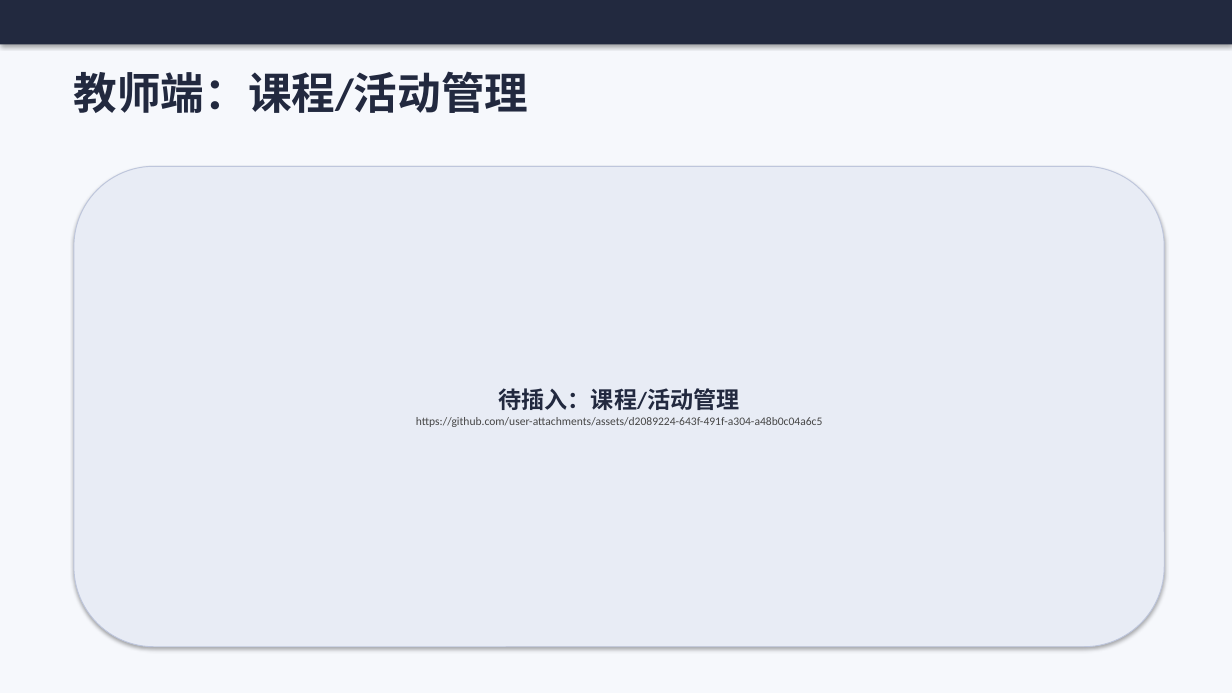
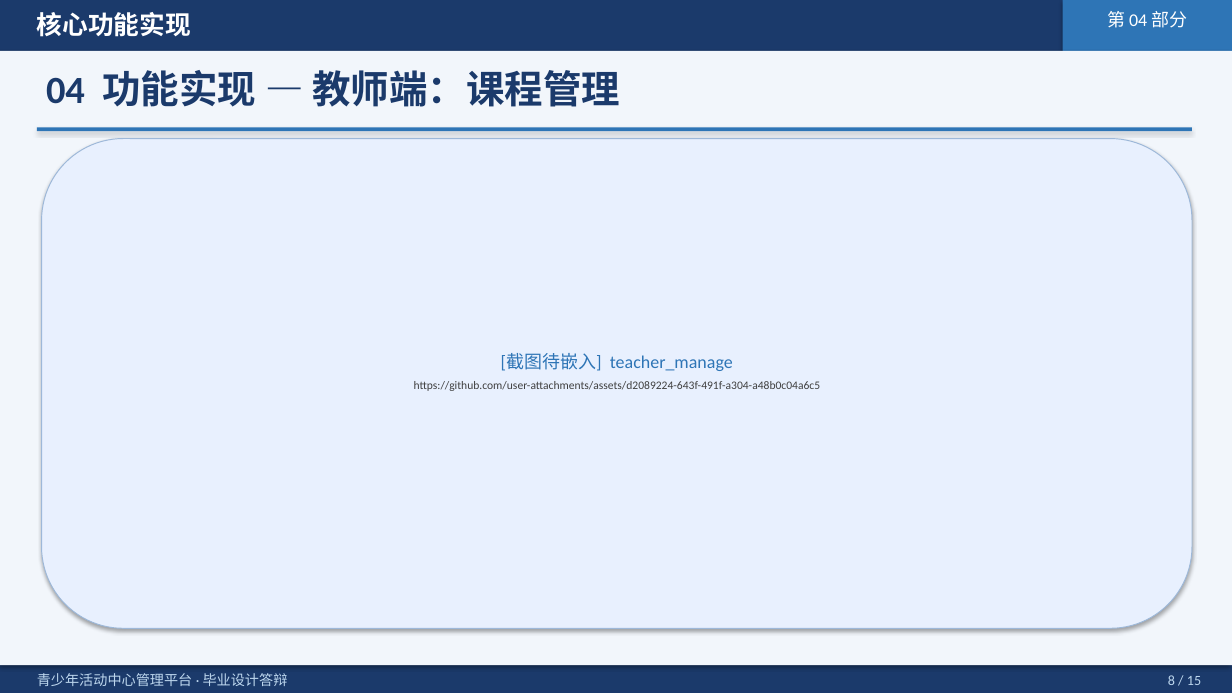
Before and after one commit to cxkqq/Student_Exam, a slide deck: slide 8 of defense_ppt.pptx. Drawn at 1232x693 pixels with LibreOffice and Linux fonts; fonts in the diff are those of the drawing. Boxes give left, top, right and bottom in pixels: in the first picture for what was removed or moved away, otherwise in the second. Text is boxed around its words. In the diff, an @@ line names an element or a change of style, - is before the commit and + after.

```diff
--- a/defense_ppt.pptx
+++ b/defense_ppt.pptx
@@ rectangle: place and size @@
-rectangle at [0, 0, 1232, 44]
+rectangle at [0, 0, 1232, 51]
@@ rectangle at [0, 0, 1232, 51]: fill #22293F to #1B3A6B @@
@@ text added at [37, 12, 191, 37], 20 pt, text #FFFFFF, bold @@
+核心功能实现
@@ rectangle added at [1063, 0, 1232, 51], fill #2E75B6 @@
@@ text added at [1107, 11, 1187, 28], 14 pt, text #FFFFFF @@
+第 04 部分
@@ rectangle: place and size @@
-rectangle at [0, 0, 1232, 693]
+rectangle at [0, 51, 1232, 665]
@@ rectangle at [0, 51, 1232, 665]: fill #F6F8FC to #F2F6FB @@
@@ text at [46, 70, 620, 107]: text changed; size 34 to 30 pt; text colour #22293F to #1B3A6B @@
-教师端：课程/活动管理
+04 功能实现 — 教师端：课程管理
@@ rectangle added at [37, 128, 1192, 131], fill #2E75B6 @@
@@ rounded rectangle added at [42, 139, 1192, 628], fill #E8F0FE, outline #9DB8D9 0.75 pt @@
@@ text "[截图待嵌入] teacher_manage": place and size @@
-text "[截图待嵌入] teacher_manage" at [74, 166, 1165, 647]
+text "[截图待嵌入] teacher_manage" at [414, 354, 821, 391]
@@ text "[截图待嵌入] teacher_manage" at [414, 354, 821, 391]: vertical alignment middle to top; fill #E8ECF5 to none; outline #BEC6DC 0.75 pt to none; shadow off @@
@@ text at [501, 354, 733, 371]: text changed; size 18 to 14 pt; text colour #22293F to #2E75B6; bold off @@
-待插入：课程/活动管理
+[截图待嵌入] teacher_manage
@@ text at [414, 381, 821, 391]: text colour #464646 to #404040 in "https://github.com/user-attachments/assets/d2089224-643f-491 ..."; more space between paragraphs @@
@@ rectangle added at [0, 665, 1232, 693], fill #1B3A6B @@
@@ text added at [37, 673, 288, 686], 11 pt, text #BDD7EE @@
+青少年活动中心管理平台 · 毕业设计答辩
@@ text added at [1168, 675, 1201, 685], 11 pt, text #BDD7EE @@
+8 / 15
```
Also in this commit, not shown: 6 other slides changed, 8 slides added, 8 slides removed.
